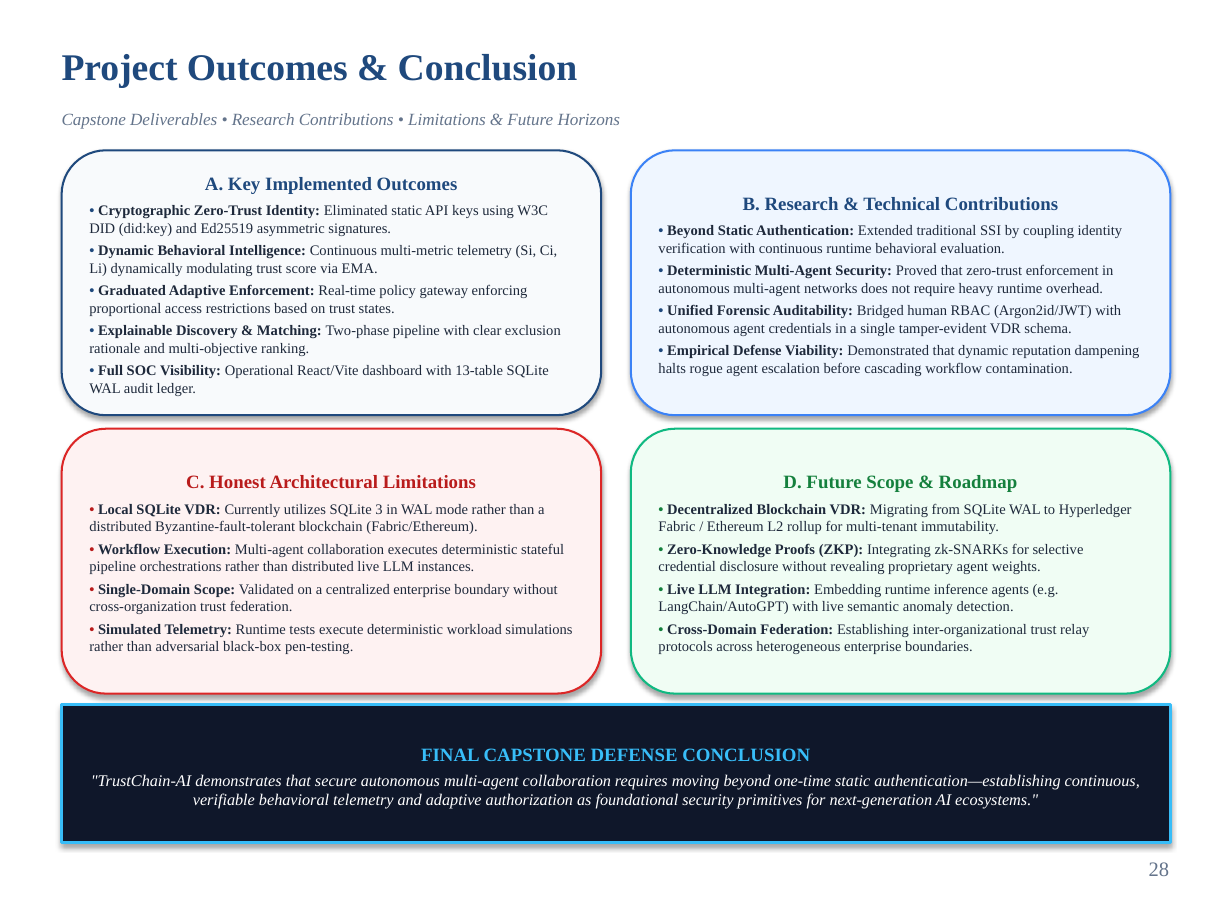
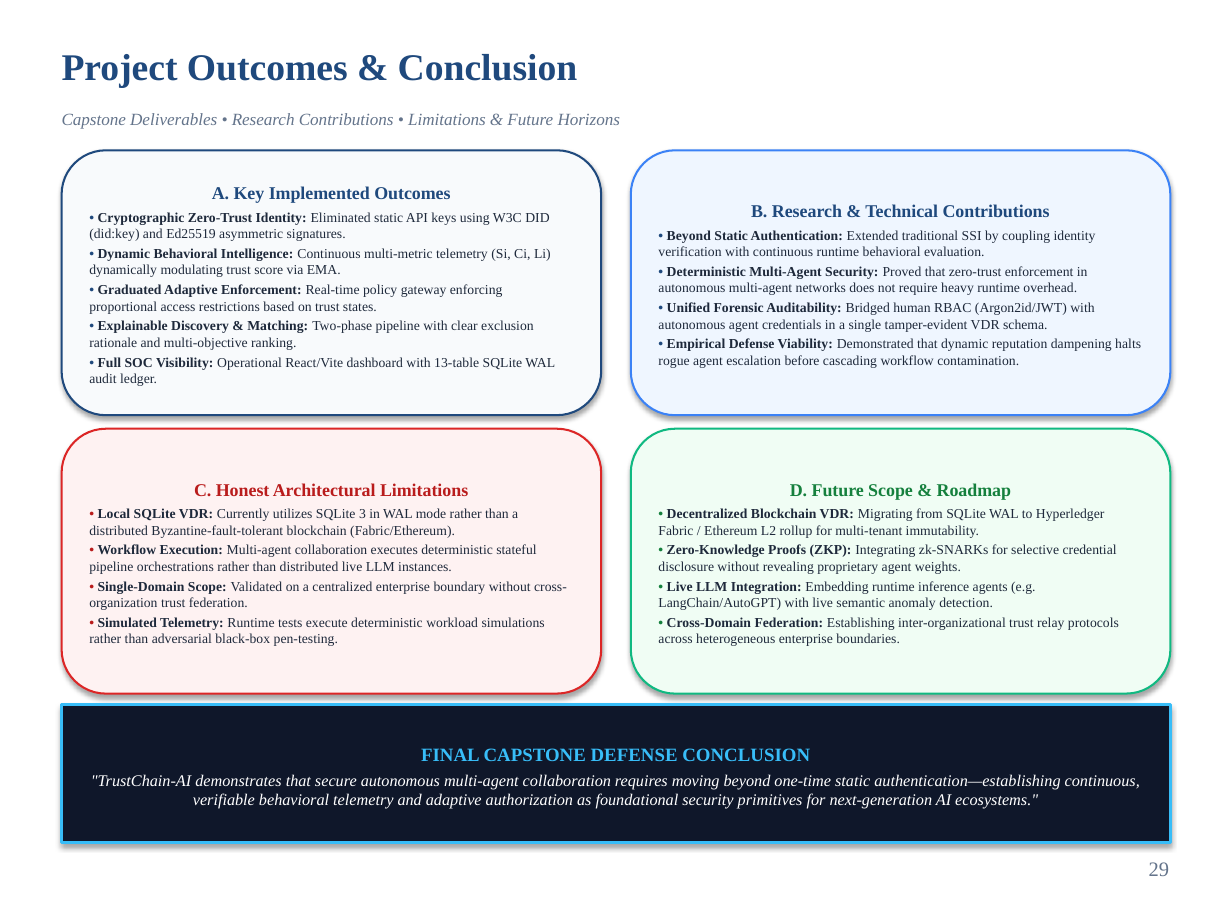
Before and after one commit to Manishpatil0608/trustchain-ai, a slide deck: slide 29 of TrustChain_AI_Phase_III_Final_Enhanced.pptx (slide 28 before the commit). Drawn at 1232x924 pixels with LibreOffice and Linux fonts; fonts in the diff are those of the drawing; background and template pictures are left out. Boxes give left, top, right and bottom in pixels: in the first picture for what was removed or moved away, otherwise in the second. Text is boxed around its words. In the diff, an @@ line names an element or a change of style, - is before the commit and + after.

```diff
--- a/TrustChain_AI_Phase_III_Final_Enhanced.pptx
+++ b/TrustChain_AI_Phase_III_Final_Enhanced.pptx
@@ rounded rectangle "A. Key Implemented Outcomes" at <box>62,150,601,415</box>: size 11 to 10.5 pt in "A. Key Implemented Outcomes"; size 8.5 to 8 pt; less space between paragraphs @@
@@ rounded rectangle "B. Research & Technical Contributions" at <box>631,150,1170,415</box>: size 11 to 10.5 pt in "B. Research & Technical Contributions"; size 8.5 to 8 pt; less space between paragraphs @@
@@ rounded rectangle "C. Honest Architectural Limitations" at <box>62,429,601,694</box>: size 11 to 10.5 pt in "C. Honest Architectural Limitations"; size 8.5 to 8 pt; less space between paragraphs @@
@@ rounded rectangle "D. Future Scope & Roadmap" at <box>631,429,1170,694</box>: size 11 to 10.5 pt in "D. Future Scope & Roadmap"; size 8.5 to 8 pt; less space between paragraphs @@
@@ text at <box>1149,862,1169,876</box>: text changed @@
-28
+29
```
Also in this commit, not shown: 10 other slides changed, 2 slides added, 1 slide removed, 2 other files.
